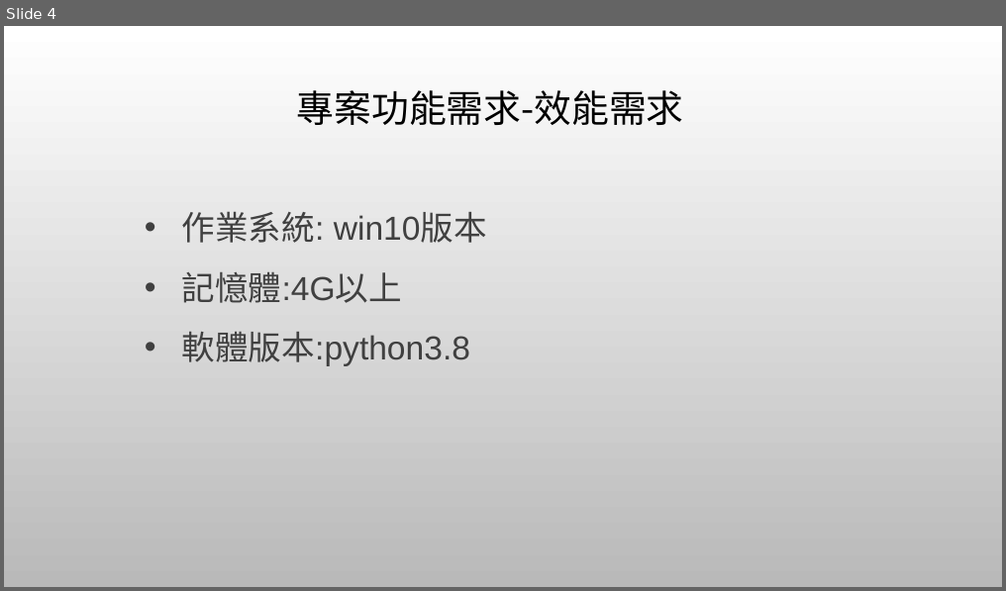
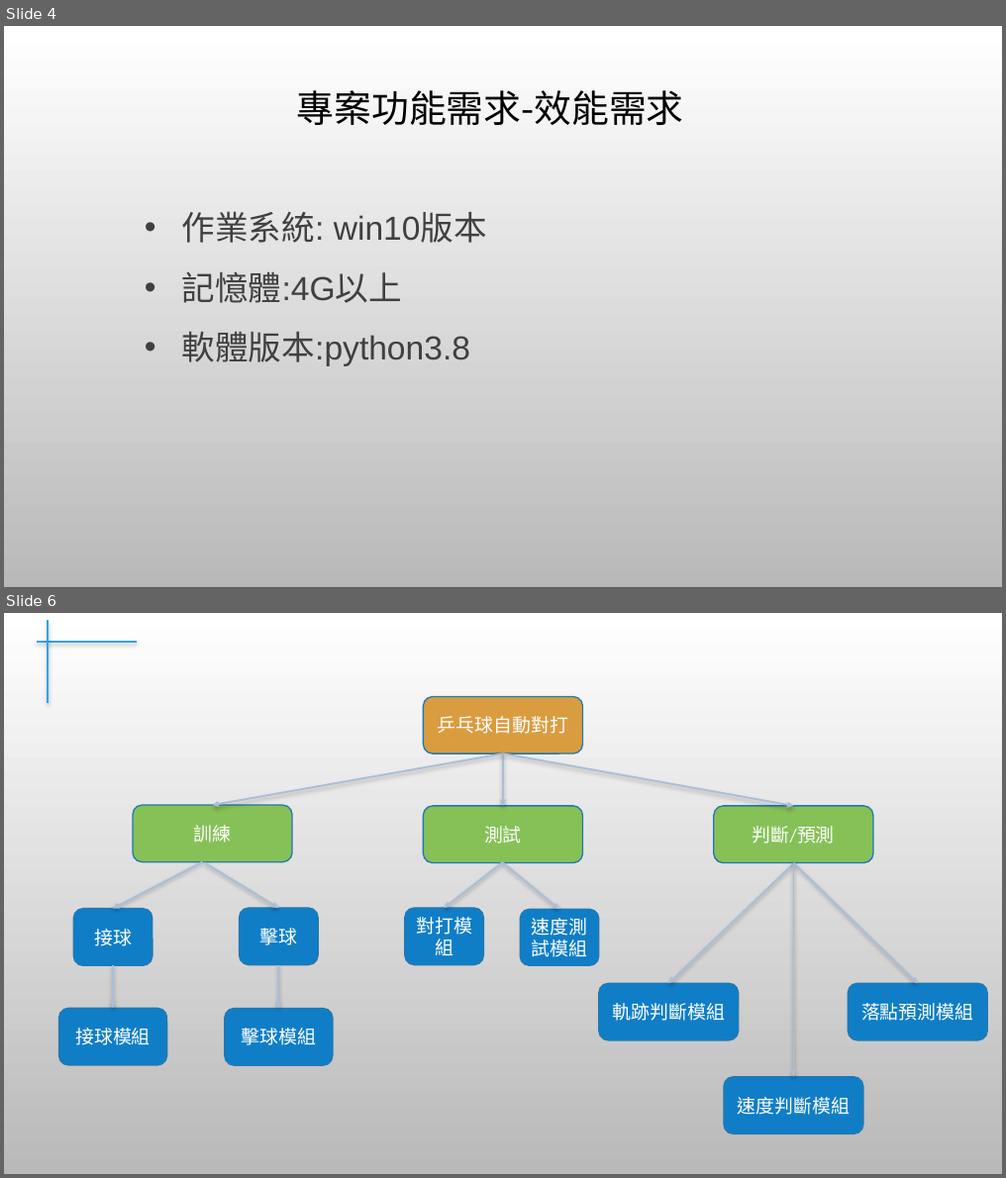
Before and after one commit to liang1127/Liang1127ML, a slide deck: HW4/機器學習實作乒乓球-專案管理.pptx. Shown one above the other, each under a label of ours: slide 4 before the commit, slides 4 and 6 after it; the slides between them are not shown. The pictures are 1006x591 and 1006x1178 pixels, drawn with LibreOffice and Linux fonts; fonts in the diff are those of the drawing; background and template pictures are left out. Boxes give left, top, right and bottom in pixels: in the first picture for what was removed or moved away, otherwise in the second. Text is boxed around its words. In the diff, an @@ line names an element or a change of style, - is before the commit and + after.

```diff
--- a/HW4/機器學習實作乒乓球-專案管理.pptx
+++ b/HW4/機器學習實作乒乓球-專案管理.pptx
@@ slide 6 added at bbox=[4, 613, 1002, 1174], background picture (left out) @@
@@ line added from (37, 642) to (138, 642), #2FA3EE 1.75 pt @@
@@ line added from (49, 621) to (49, 703), #2FA3EE 1.75 pt @@
@@ rounded rectangle added at bbox=[423, 697, 583, 754], fill #D99C3F, outline #2379B0 1.25 pt, 18 pt, text #FFFFFF @@
+乒乓球自動對打
@@ arrow added from (503, 754) to (213, 805), #AABED7 1.75 pt @@
@@ arrow added from (503, 754) to (503, 806), #AABED7 1.75 pt @@
@@ arrow added from (503, 754) to (794, 806), #AABED7 1.75 pt @@
@@ rounded rectangle added at bbox=[133, 805, 292, 862], fill #86C157, outline #2379B0 1.25 pt, 18 pt, text #FFFFFF @@
+訓練
@@ rounded rectangle added at bbox=[423, 806, 583, 863], fill #86C157, outline #2379B0 1.25 pt, 18 pt, text #FFFFFF @@
+測試
@@ rounded rectangle added at bbox=[714, 806, 873, 863], fill #86C157, outline #2379B0 1.25 pt, 18 pt, text #FFFFFF @@
+判斷/預測
@@ arrow added from (202, 862) to (113, 909), #AABED7 1.75 pt @@
@@ arrow added from (205, 863) to (279, 908), #AABED7 1.75 pt @@
@@ arrow added from (503, 862) to (445, 908), #AABED7 1.75 pt @@
@@ arrow added from (503, 863) to (559, 909), #AABED7 1.75 pt @@
@@ arrow added from (794, 863) to (668, 983), #AABED7 1.75 pt @@
@@ arrow added from (794, 863) to (918, 983), #AABED7 1.75 pt @@
@@ arrow added from (794, 863) to (794, 1077), #AABED7 1.75 pt @@
@@ rounded rectangle added at bbox=[73, 909, 152, 965], fill #107EC6, outline #2379B0 1.25 pt, 18 pt, text #FFFFFF @@
+接球
@@ rounded rectangle added at bbox=[239, 908, 318, 964], fill #107EC6, outline #2379B0 1.25 pt, 18 pt, text #FFFFFF @@
+擊球
@@ rounded rectangle added at bbox=[405, 908, 484, 964], fill #107EC6, outline #2379B0 1.25 pt, 18 pt, text #FFFFFF @@
+對打模組
@@ rounded rectangle added at bbox=[520, 909, 598, 965], fill #107EC6, outline #2379B0 1.25 pt, 18 pt, text #FFFFFF @@
+速度測試模組
@@ arrow added from (113, 965) to (113, 1008), #AABED7 1.75 pt @@
@@ arrow added from (279, 965) to (279, 1008), #AABED7 1.75 pt @@
@@ rounded rectangle added at bbox=[599, 983, 739, 1041], fill #107EC6, outline #2379B0 1.25 pt, 18 pt, text #FFFFFF @@
+軌跡判斷模組
@@ rounded rectangle added at bbox=[847, 983, 987, 1041], fill #107EC6, outline #2379B0 1.25 pt, 18 pt, text #FFFFFF @@
+落點預測模組
@@ rounded rectangle added at bbox=[58, 1008, 166, 1065], fill #107EC6, outline #2379B0 1.25 pt, 18 pt, text #FFFFFF @@
+接球模組
@@ rounded rectangle added at bbox=[225, 1008, 333, 1065], fill #107EC6, outline #2379B0 1.25 pt, 18 pt, text #FFFFFF @@
+擊球模組
@@ rounded rectangle added at bbox=[724, 1077, 863, 1134], fill #107EC6, outline #2379B0 1.25 pt, 18 pt, text #FFFFFF @@
+速度判斷模組
```
Also in this commit, not shown: 1 other slide added, 3 slides removed.
